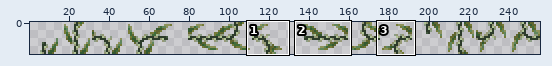
A sprite sheet gets an edit: res/images/Armoise.png. The first picture is a wide view before the edit; the outline marks the close-up.
Close-up. As it was:
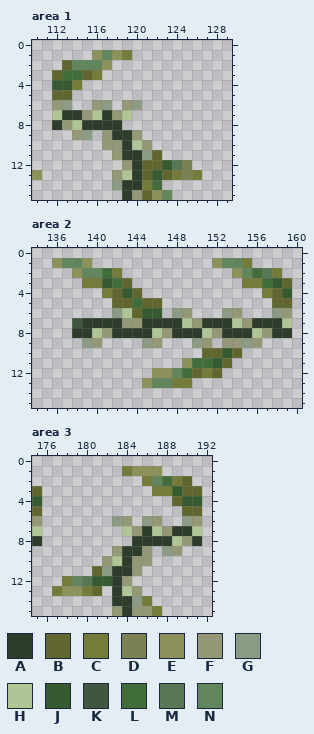
The file is 256x16 pixels. Shown: area 1: x 110..129, y 0..15; area 2: x 134..160, y 0..15; area 3: x 175..192, y 0..15. The wide view leaves out empty margins. The commit also changed other parts of the picture, which this record leaves out.
Palette (. is transparent): A #2d3c2b  B #61662f  C #757b38  D #7c8153  E #8d925b  F #959876  G #8c9c84  H #b0c596  J #355a30  K #41563e  L #406d3a  M #587754  N #61865c
Pixels before, area 1, first column x 110:
 1 ......ENEC.......
 2 ...BNNNE.........
 3 ..BLLBC..........
 4 ..JJC............
 5 ..BB.............
 6 ..FG..FG.FG......
 7 ..HAAFHAFH.......
 8 ..AFHAAAA........
 9 ....FG.FAAF......
10 .......FFAHF.....
11 ........FAAGB....
12 .........FABBJMD.
13 E.......FHABJBCDC
14 ........GAACL....
15 .........AFBEN...
Pixels before, area 2, first column x 136:
 1 ENNE............ENNC....
 2 ..ENNLC...........ENLMC.
 3 ...CCJLB...........CCLJB
 4 .....CBJB............CBJ
 5 ......BBLBB...........BB
 6 ......GHBJJ.GF...GF...GF
 7 ..KAAAAFFAAAAHFAAAHFAAAH
 8 ..AAHFAAAAHFAAAHFAAAHFAA
 9 ...GF....GF...GF.FFGF...
10 ...............BBJB.....
11 .............ELLJB......
12 ..........EENLBCB.......
13 .........ENNCC..........
Pixels before, area 3, first column x 175:
 1 .........CEEE....
 2 ...........CNLCB.
 3 B...........CCJBB
 4 J.............BJJ
 5 B..............BB
 6 F.......GF.GF..GF
 7 H........HFAHFAAH
 8 A.........AAAAHFA
 9 ........FAAF.GF..
10 .......FHAFF.....
11 ......BGAAF......
12 ...CNMJJAF.......
13 ..CEECB.AHF......
14 ........AAGC.....
15 ........FAFFC....
Once edited:
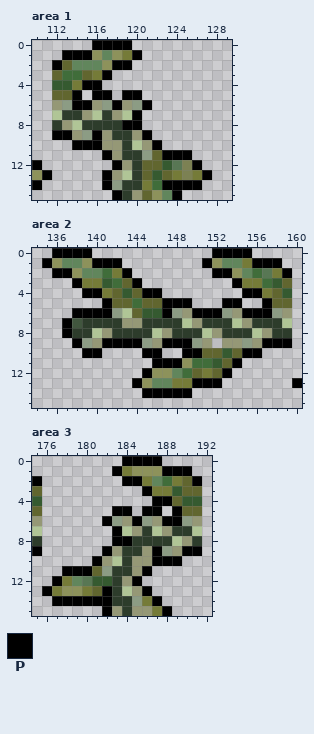
Colours new in this view: P #000000
From old to new:
Changed rows in their new state; - is an unchanged pixel.
Area 1:
first column x 110:
 0 ------PPPP--------
 1 ---PPP----P-------
 2 --P-----PP--------
 3 -------P----------
 4 -----PP-----------
 5 ----P-PP-PP-------
 6 ----PP--P--P------
 7 ----------P-------
 8 ---------PP-------
 9 --PP--P----P------
10 ----PPP-----P-----
11 -------P-----PPP--
12 P-------P-------P-
13 -P-----P---------P
14 P------P-----PPPP-
15 --------P-----P---
Area 2:
first column x 135:
 0 -PPPP------------PPPP-----
 1 P----PPP--------P----PPP--
 2 -PP-----P--------PP-----P-
 3 ---P-----P---------P------
 4 ----PP----PP--------PP----
 5 ------P-----PPP---PP--P---
 6 ---PPPP-----P--PPP--PPP---
 7 --P-----------------------
 8 --P-----------------------
 9 ---P--PPPP--PPP-------PPP-
10 ----PP----PP--PP----PP----
11 -----------PPP-----P------
12 ----------P-------P-------
13 ---------P-----PPP-------P
14 ----------PPPPP-----------
Area 3:
first column x 175:
 0 ---------PPPP----
 1 --------P----PPP-
 2 P--------PP-----P
 3 -----------P-----
 4 ------------PP---
 5 --------PP-PP-P--
 6 -------P--P--PP--
 7 --------P--------
 8 --------PP-------
 9 P------P----P--PP
10 ------P-----PPP--
11 ---PPP-----P-----
12 --P-------P------
13 -P-----P---P-----
14 --PPPPPP----P----
15 -------P-----P---
Where, in picture pixels (left, top, right, bottom), the same in both close-ups:
added: (32, 40, 212, 200)
added: (42, 248, 302, 398)
added: (32, 456, 202, 616)
